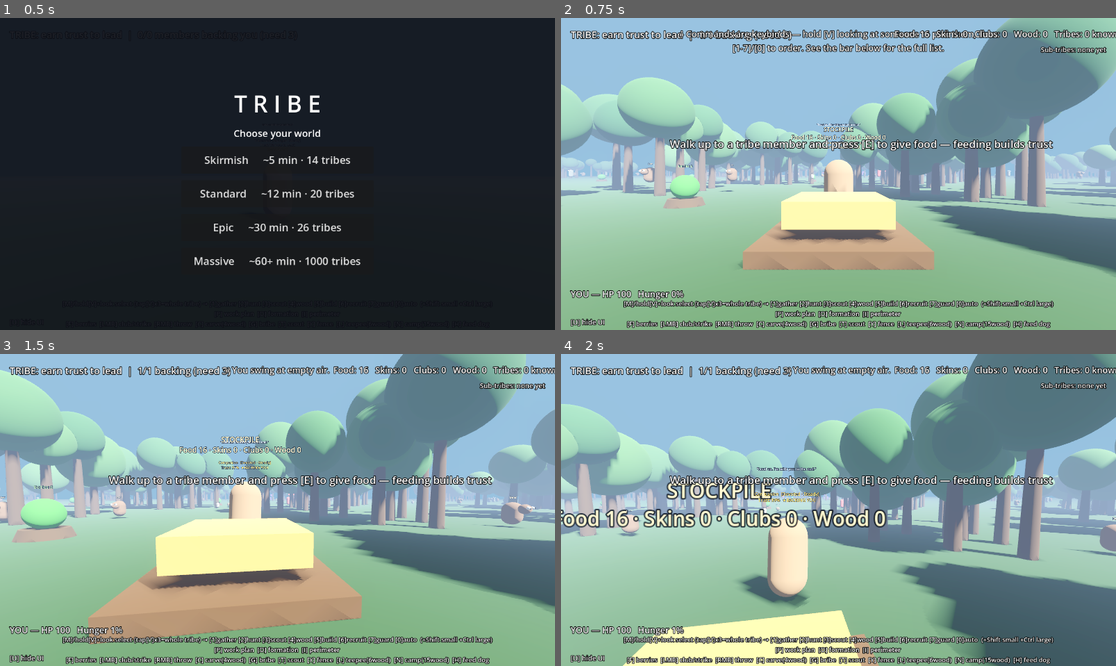
Above: before the commit, frames 1-4 (two rows, left to right).
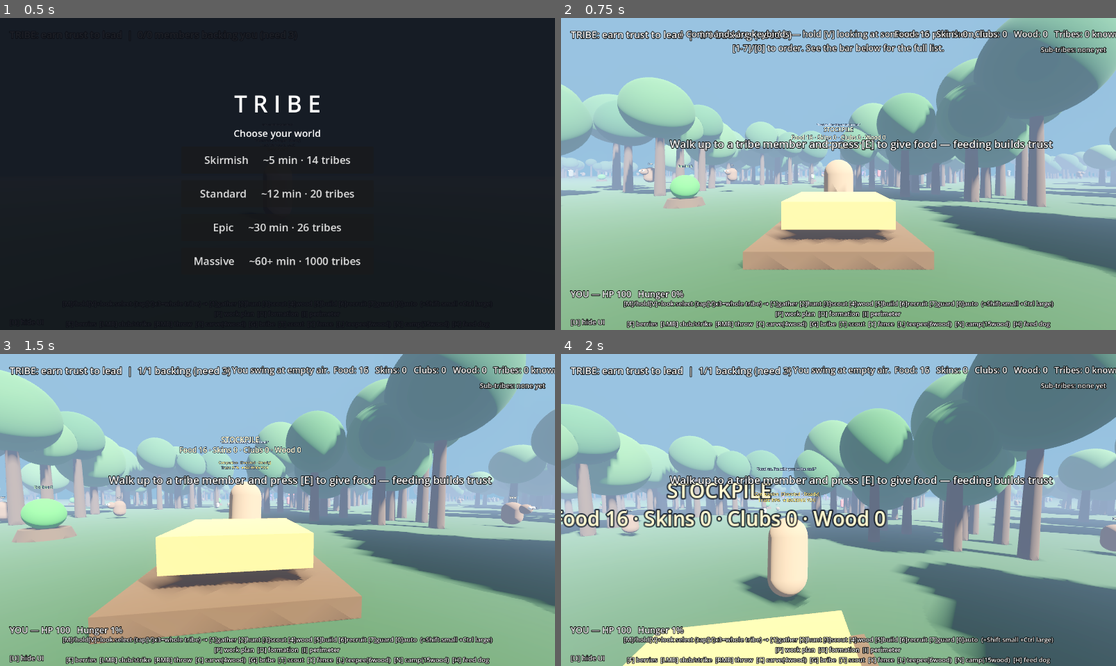
Above: after the commit, the same moments.

Repository: tritsystem/tribe
Game: Godot game, scene res://main.tscn
Two runs of this game, one before a commit and one after it. Both use one fixed random seed, a clock stepped at 60 frames per second and the inputs below.
Inputs (mouse positions are in pixels of both pictures, inside the frame that each line leads up to):
- Up to frame 1 (0.5 s): no input
- Up to frame 2 (0.75 s): click "Skirmish ~5 min · 14 tribes" at 0.5 s
- Up to frame 3 (1.5 s): tap E at 1.25 s; move the mouse to (305, 510) at 1.27 s; hold W from 1.28 s (still down); tap F at 1.35 s; click (305, 510) at 1.42 s
- Up to frame 4 (2 s): keep holding W; tap Enter (ui_accept) at 1.52 s

Frame 1 is identical in both runs. In frame 2, less than 0.1% of the frame differs, in the area x 13-95%, y 48-57%; in frame 3, less than 0.1%, in the area x 0-97%, y 46-53%; in frame 4, less than 0.1%.

Commit message:
Aliveness, navigation, and combat: NPCs react, animals live, rivals actually fight
Aliveness:
- idle members glance at the player/nearby members (Face node + anim pop)
- animals scan around while grazing (prey vigilance); flee a thrown club
  (thrown_club joins group "thrown_club" so animal brains sense it)

Navigation:
- members/animals unstick by pushing AWAY from the specific obstacle (incl.
  indestructible TREES) + a perpendicular slide, instead of a random shove that
  re-charged the same trunk. Fences/blocks still get bashed.

Combat (rivals were harmless -- two real bugs):
- _find_intruder only counted the player inside the 16m CAMP radius, so rivals
  out foraging ignored him and even a hostile tribe never attacked. Now: in
  territory OR within 6m OR tribe hostile/raiding (friendly tribes exempt).
- hunt_speed 3.7 was tuned to catch ANIMALS; the player runs 5.0, so rivals
  could never catch him. Added chase_speed 5.8 used only when the foe is the
  player (rival-vs-rival pace unchanged).
- npcs rally nearby tribemates onto their foe, so attacking one brings the base.
- tribe members defend the base vs ANY non-neutral rival near the stockpile.

Feedback (the actual reason "npcs don't attack me"):
- FPSPlayer.take_hit was silent -- no flash, no shake. Hits were imperceptible
  under 3hp/s regen. Now: red damage vignette + damage-scaled screen shake.

Co-Authored-By: Claude Opus 4.8 <noreply@anthropic.com>

Diff:
--- a/FPSPlayer.gd
+++ b/FPSPlayer.gd
@@ -48,6 +48,8 @@
 var _v_tap_window: float = 0.0
 var _shake_amt: float = 0.0      # current shake magnitude (world units); decays to 0
 var _cam_base_pos: Vector3 = Vector3.ZERO
+var _hurt_flash: float = 0.0            # 1.0 on hit, fades -> red damage vignette
+var _hurt_overlay: ColorRect = null
 
 func _ready() -> void:
 	add_to_group("player")
@@ -55,8 +57,23 @@
 	_target_yaw = rotation.y
 	_target_pitch = 0.0
 	_build_club_model()
+	_build_hurt_overlay()
 	if camera:
 		_cam_base_pos = camera.position
+
+# A full-screen red vignette that flashes when you take a hit -- the SEEN half
+# of combat feedback (screen_shake is the FELT half). Without this, rival
+# attacks were invisible and read as "npcs ignore me".
+func _build_hurt_overlay() -> void:
+	var ui := get_node_or_null("../UI")
+	if ui == null:
+		return
+	_hurt_overlay = ColorRect.new()
+	_hurt_overlay.name = "HurtFlash"
+	_hurt_overlay.color = Color(0.75, 0.05, 0.05, 0.0)
+	_hurt_overlay.mouse_filter = Control.MOUSE_FILTER_IGNORE
+	_hurt_overlay.set_anchors_preset(Control.PRESET_FULL_RECT)
+	ui.add_child(_hurt_overlay)
 
 func _build_club_model() -> void:
 	# a club held in view, shown only while the tribe actually has one to wield
@@ -90,9 +107,13 @@
 	if event is InputEventMouseButton and event.pressed and event.button_index == MOUSE_BUTTON_RIGHT:
 		_throw_club()
 
-func _process(_delta: float) -> void:
+func _process(delta: float) -> void:
 	if _fps_label and _fps_label.visible:
 		_fps_label.text = "FPS: %d" % Engine.get_frames_per_second()
+	if _hurt_flash > 0.0:
+		_hurt_flash = maxf(0.0, _hurt_flash - delta * 2.2)   # ~0.45s fade
+		if _hurt_overlay:
+			_hurt_overlay.color.a = _hurt_flash * 0.42
 
 func _physics_process(delta: float) -> void:
 	if manager == null:
@@ -139,6 +160,12 @@
 # ── hunger + survival inputs ──
 func take_hit(dmg: float, _attacker) -> void:
 	hp -= dmg
+	# FEEDBACK -- this used to be completely silent: no flash, no shake, no sound.
+	# Rivals WERE chasing and clubbing the player the whole time, but with hp only
+	# shown as a small number in a label (and 3hp/s regen quietly topping it back
+	# up), an attack was literally imperceptible and read as "npcs ignore me".
+	_hurt_flash = 1.0
+	screen_shake(0.05 + minf(dmg, 20.0) * 0.004)   # harder hits shake harder
 	if hp <= 0.0:
 		hp = max_hp
 		global_position = Vector3(0, 1, 5)   # beaten back to your own camp
--- a/animal.gd
+++ b/animal.gd
@@ -37,6 +37,7 @@
 var _threat: Node3D = null
 var _flee_timer: float = 0.0
 var _graze_timer: float = 0.0
+var _look_cd: float = 0.0         # time until next idle "scan around" head/body turn
 var _tick_accum: float = 0.0
 const TICK_HZ := 10.0
 const ARRIVE := 0.6
@@ -162,10 +163,32 @@
 	var moved := global_position.distance_to(_last_pos)
 	_last_pos = global_position
 	if Vector2(velocity.x, velocity.z).length() > 0.3 and moved < 0.12:
-		var a := randf() * TAU
-		velocity.x += cos(a) * wander_speed * 2.0
-		velocity.z += sin(a) * wander_speed * 2.0
-		_wander_target = home_pos + Vector3(cos(a), 0, sin(a)) * randf_range(2.0, 6.0)
+		# find the nearest obstacle (incl. trees animals can't bash) and push
+		# directly away from it, heading somewhere clear -- not a random shove
+		# that often re-charges the same trunk/fence.
+		var obstacle: Node3D = null
+		var od := 2.4
+		for grp in ["tree", "block", "fence"]:
+			for f in get_tree().get_nodes_in_group(grp):
+				var fn := f as Node3D
+				if fn and is_instance_valid(fn):
+					var d := global_position.distance_to(fn.global_position)
+					if d < od:
+						od = d
+						obstacle = fn
+		var away := Vector3(randf() - 0.5, 0.0, randf() - 0.5)
+		if obstacle != null:
+			away = global_position - obstacle.global_position
+			away.y = 0.0
+		if away.length() < 0.01:
+			away = Vector3(randf() - 0.5, 0.0, randf() - 0.5)
+		away = away.normalized()
+		var perp := Vector3(-away.z, 0.0, away.x)
+		if randf() < 0.5:
+			perp = -perp
+		velocity.x += (away.x * 1.5 + perp.x) * wander_speed
+		velocity.z += (away.z * 1.5 + perp.z) * wander_speed
+		_wander_target = global_position + (away + perp * 0.5).normalized() * randf_range(3.0, 6.0)
 		_wander_target.y = home_pos.y
 
 # walk-bob + breathing, with a nervous tremble that rises straight from the
@@ -197,7 +220,7 @@
 func _nearest_threat() -> Node3D:
 	var best: Node3D = null
 	var bd := sense_radius
-	for grp in ["player", "tribe", "npc"]:
+	for grp in ["player", "tribe", "npc", "thrown_club"]:
 		for t in get_tree().get_nodes_in_group(grp):
 			var n := t as Node3D
 			if n and is_instance_valid(n):
@@ -246,6 +269,7 @@
 	if _wander_pause > 0.0:
 		_wander_pause -= delta
 		_halt()
+		_idle_look(delta)
 		return
 	var d := global_position - _wander_target
 	d.y = 0.0
@@ -261,6 +285,22 @@
 	to.y = 0.0
 	if to.length() > 0.001:
 		_drive(to.normalized(), wander_speed, delta)
+
+# Prey vigilance: while paused, an idle animal occasionally turns to scan a
+# new direction with a small alert bob, instead of standing frozen. Reads as a
+# nervous grazing creature keeping watch.
+func _idle_look(delta: float) -> void:
+	if _wander_pause < 0.7:    # not enough pause left for the 0.6s turn to finish before we move again
+		return
+	_look_cd -= delta
+	if _look_cd > 0.0:
+		return
+	_look_cd = randf_range(1.8, 4.5)
+	var target_yaw: float = wrapf(rotation.y + randf_range(-1.2, 1.2), -PI, PI)
+	var tw := create_tween()
+	tw.tween_property(self, "rotation:y", target_yaw, 0.6)
+	if anim:
+		anim.pop(0.12)
 
 func _nearest_bush() -> Node3D:
 	var best: Node3D = null
--- a/npc.gd
+++ b/npc.gd
@@ -26,6 +26,14 @@
 @export var speed: float = 1.8
 @export var flee_speed: float = 3.2
 @export var hunt_speed: float = 3.7   # faster than any animal (rabbit flees 3.3)
+# The PLAYER runs at 5.0 -- hunt_speed was tuned to catch ANIMALS, so a rival
+# literally could never catch him and you could jog through any camp untouched.
+# Chasing the player uses this instead. The margin matters: at 5.8 they close
+# 0.8 m/s, so from ~6m (walking into a camp) they reach melee (1.7m) in ~5s --
+# inside the 7s CHASE_GIVEUP_TIME, so camps are genuinely dangerous. But spotted
+# from ~15m they'd need ~17s to close, so they give up first and you escape.
+# Close = caught, far = you get away. Tune this number to taste.
+@export var chase_speed: float = 5.8
 
 const BRAIN := """# Spikeling Neural Configuration
 neuron SeeDanger threshold=50 leak=25
@@ -384,6 +392,7 @@
 		_foe = null
 	else:
 		_foe = attacker as Node3D
+		_rally_defenders(_foe)   # attacked -> call the base to help drive them off
 
 # how many likely-hostile units (rival npcs, player-tribe members, the
 # player) are near us right now — used to decide fight vs flee when hit
@@ -481,6 +490,7 @@
 				if new_foe != null:
 					_foe = new_foe
 					_chase_timer = CHASE_GIVEUP_TIME
+					_rally_defenders(_foe)   # spotted an intruder -> alert the base
 		if _foe != null and is_instance_valid(_foe):
 			_flee_timer = 0.0
 			var fp := (_foe as Node3D).global_position
@@ -503,7 +513,10 @@
 					var to := fp - global_position
 					to.y = 0.0
 					if to.length() > 0.01:
-						_drive(to.normalized(), hunt_speed)
+						# only the player needs the faster pace -- rival-vs-rival
+						# chases keep their original balance
+						var pace: float = chase_speed if _foe.is_in_group("player") else hunt_speed
+						_drive(to.normalized(), pace)
 			else:
 				_foe = null
 			if _foe != null:
@@ -530,6 +543,23 @@
 	_apply_separation()
 	move_and_slide()
 
+# Alert nearby same-tribe members to converge on our foe, so attacking one
+# defender (or spotting an intruder) brings the whole base to its defense
+# instead of members reacting one at a time. Only recruits members who aren't
+# already fighting someone.
+func _rally_defenders(foe: Node3D) -> void:
+	if foe == null or not is_instance_valid(foe):
+		return
+	for o in SpatialGrid.query(global_position, 14.0, "npc"):
+		var on := o as Node3D
+		if on == self or on == null or not is_instance_valid(on):
+			continue
+		if on.get("neutral") or on.get("tribe") != tribe:
+			continue
+		if on.get("_foe") == null:
+			on.set("_foe", foe)
+			on.set("_chase_timer", CHASE_GIVEUP_TIME)
+
 # find the nearest intruder (rival NPC or the player) inside our territory
 func _find_intruder() -> Node3D:
 	if tribe == null or not is_instance_valid(tribe):
@@ -537,9 +567,25 @@
 	var best: Node3D = null
 	var bd := 18.0
 	var p := get_tree().get_first_node_in_group("player") as Node3D
-	if p and is_instance_valid(p) and home.distance_to(p.global_position) < territory:
+	if p and is_instance_valid(p):
 		var dp := global_position.distance_to(p.global_position)
-		if dp < bd:
+		# The player used to only count as an intruder inside our CAMP radius
+		# (home +/- territory), so any rival out foraging ignored him completely,
+		# and even a tribe that hated him never attacked unless he walked into
+		# camp. Three ways he's a target now:
+		#   1. inside our territory  -- classic camp defense
+		#   2. right on top of us    -- territorial reaction to personal space
+		#   3. our tribe is hostile to him / raiding him -- hunt him on sight
+		var opinion: float = 0.0
+		if tribe != null and is_instance_valid(tribe):
+			var po = tribe.get("player_opinion")
+			if po != null:
+				opinion = float(po)
+		var friendly: bool = opinion >= 0.3          # they like him -- don't jump him
+		var in_territory: bool = home.distance_to(p.global_position) < territory
+		var too_close: bool = dp < 6.0 and not friendly
+		var hostile_to_player: bool = _raid_player or opinion <= -0.3
+		if (in_territory or too_close or hostile_to_player) and dp < bd:
 			bd = dp
 			best = p
 	for o in SpatialGrid.query(global_position, bd, "npc"):
--- a/project.godot
+++ b/project.godot
@@ -15,13 +15,13 @@
 config/features=PackedStringArray("4.7", "Forward Plus")
 config/icon="res://icon.svg"
 
+[autoload]
+
+GraphicsQuality="*res://graphics_quality.gd"
+
 [physics]
 
 3d/physics_engine="Jolt Physics"
-
-[autoload]
-
-GraphicsQuality="*res://graphics_quality.gd"
 
 [rendering]
 
--- a/thrown_club.gd
+++ b/thrown_club.gd
@@ -14,6 +14,7 @@
 
 func _ready() -> void:
 	monitoring = true
+	add_to_group("thrown_club")   # so nearby animals sense it and flinch/flee
 	body_entered.connect(_on_body_entered)
 
 	var mesh := MeshInstance3D.new()
--- a/tribemember.gd
+++ b/tribemember.gd
@@ -142,6 +142,7 @@
 var home_pos: Vector3 = Vector3.ZERO
 var _target: Vector3 = Vector3.ZERO
 var _wander_pause: float = 0.0
+var _fidget_cd: float = 0.0              # time until next idle fidget
 var _leaving: bool = false               # starved out — wandering off
 
 # ── orders / tasks ──
@@ -251,6 +252,7 @@
 		push_error("TribeMember: brain failed to load")
 	home_pos = global_position
 	_target = home_pos
+	_fidget_cd = randf_range(4.0, 14.0)   # stagger so members don't all fidget simultaneously
 	_apply_tint()
 	# faction-mark floating orbs were removed — too many same-ish colored dots
 	# bobbing over members' heads read as visual noise rather than useful
@@ -399,8 +401,10 @@
 		var n := o as Node3D
 		if n == null or not is_instance_valid(n) or n.get("neutral"):
 			continue
-		if not n.get("_raid_player") and not n.get("at_war"):
-			continue
+		# ANY non-neutral rival this close to our stockpile is a threat to defend
+		# against -- not only ones already flagged as raiding/at-war. Members were
+		# ignoring hostiles standing right in camp because they weren't flagged.
+		# (Own members are in group "tribe", not "npc", so no friendly fire.)
 		if center.distance_to(n.global_position) > BASE_DEFENSE_RADIUS:
 			continue
 		var d := global_position.distance_to(n.global_position)
@@ -558,19 +562,42 @@
 		_break_free()
 
 func _break_free() -> void:
-	# trapped on a fence or a built block wall? bash through it — teepees are
-	# walk-through (see teepee.gd), not a movement obstacle in the first place
-	for grp in ["fence", "block"]:
+	# trapped on a fence, a built block wall, or a TREE. Bash destructibles
+	# (fence/block) — teepees are walk-through (see teepee.gd). Trees can't be
+	# bashed, so the only way past is to route AROUND them, which the random
+	# sideways shove failed at (it often just re-charged the same trunk).
+	var obstacle: Node3D = null
+	var od := 2.2
+	for grp in ["fence", "block", "tree"]:
 		for f in get_tree().get_nodes_in_group(grp):
 			var fn := f as Node3D
-			if fn and is_instance_valid(fn) and global_position.distance_to(fn.global_position) < 1.9 and fn.has_method("take_damage"):
+			if fn == null or not is_instance_valid(fn):
+				continue
+			var d := global_position.distance_to(fn.global_position)
+			if grp != "tree" and d < 1.9 and fn.has_method("take_damage"):
 				fn.take_damage(3)
-	# shove sideways to dislodge and rethink the route
-	var a := randf() * TAU
-	velocity.x += cos(a) * move_speed * 2.0
-	velocity.z += sin(a) * move_speed * 2.0
+			if d < od:
+				od = d
+				obstacle = fn
+	# push directly AWAY from the nearest obstacle (reliable) plus a
+	# perpendicular slide, so we round it instead of grinding into it again.
+	var away := Vector3(randf() - 0.5, 0.0, randf() - 0.5)
+	if obstacle != null:
+		away = global_position - obstacle.global_position
+		away.y = 0.0
+	if away.length() < 0.01:
+		away = Vector3(randf() - 0.5, 0.0, randf() - 0.5)
+	away = away.normalized()
+	var perp := Vector3(-away.z, 0.0, away.x)
+	if randf() < 0.5:
+		perp = -perp
+	velocity.x += (away.x * 1.5 + perp.x) * move_speed
+	velocity.z += (away.z * 1.5 + perp.z) * move_speed
+	# steer the WANDER target away from the obstacle too, so we don't immediately
+	# path back into it (task targets reassert themselves on their own next frame)
 	if state == St.WANDER:
-		_target = _anchor()
+		_target = global_position + (away + perp * 0.5).normalized() * randf_range(3.0, 6.0)
+		_target.y = global_position.y
 
 # ── tribe members help run the economy themselves: hunt, farm, scout, carve
 # clubs. Used to require is_backing_you (the FULL trust threshold) just to
@@ -1551,6 +1578,7 @@
 	if _wander_pause > 0.0:
 		_wander_pause -= delta
 		_halt()
+		_idle_fidget(delta)
 		return
 	var center := _anchor()
 	var flat := global_position - center
@@ -1568,6 +1596,43 @@
 		return
 	_steer_to(_target, delta)
 	_face(_target, delta)
+
+func _idle_fidget(delta: float) -> void:
+	_fidget_cd -= delta
+	if _fidget_cd > 0.0:
+		return
+	_fidget_cd = randf_range(8.0, 20.0)
+	# pick something nearby to glance at: player first, then nearest member
+	var glance_target: Node3D = null
+	if _player_node != null and global_position.distance_to(_player_node.global_position) < 18.0:
+		glance_target = _player_node
+	else:
+		var best_d: float = 12.0
+		for o in get_tree().get_nodes_in_group("tribe"):
+			if o == self or not is_instance_valid(o):
+				continue
+			var n := o as Node3D
+			var d := global_position.distance_to(n.global_position)
+			if d < best_d:
+				best_d = d
+				glance_target = n
+	var face := get_node_or_null("Face")
+	if face != null and glance_target != null and randf() < 0.65:
+		var to := glance_target.global_position - global_position
+		to.y = 0.0
+		if to.length() > 0.1:
+			var yaw_world := atan2(to.x, to.z)
+			var yaw_local := wrapf(yaw_world - rotation.y, -PI, PI)
+			yaw_local = clampf(yaw_local, -PI * 0.5, PI * 0.5)
+			var base_yaw: float = face.rotation.y
+			var tw := create_tween()
+			tw.tween_property(face, "rotation:y", yaw_local, 0.25)
+			tw.tween_interval(0.7)
+			tw.tween_property(face, "rotation:y", base_yaw, 0.3)
+			return
+	# weight-shift fallback: a tiny body pop
+	if anim:
+		anim.pop(0.18)
 
 func _arrived(p: Vector3) -> bool:
 	var d := global_position - p
